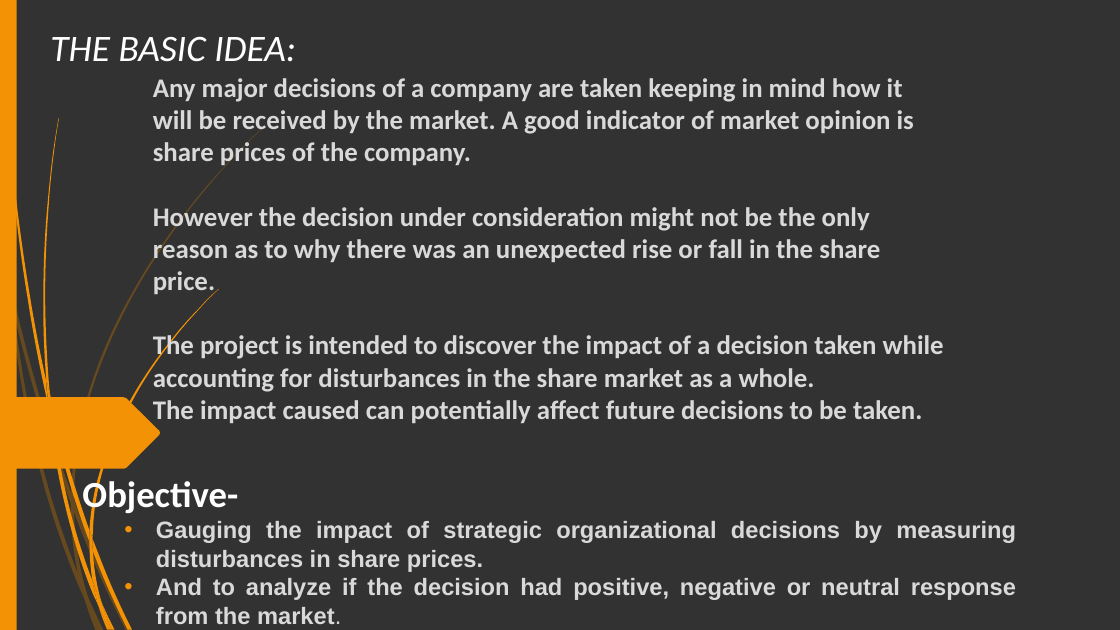
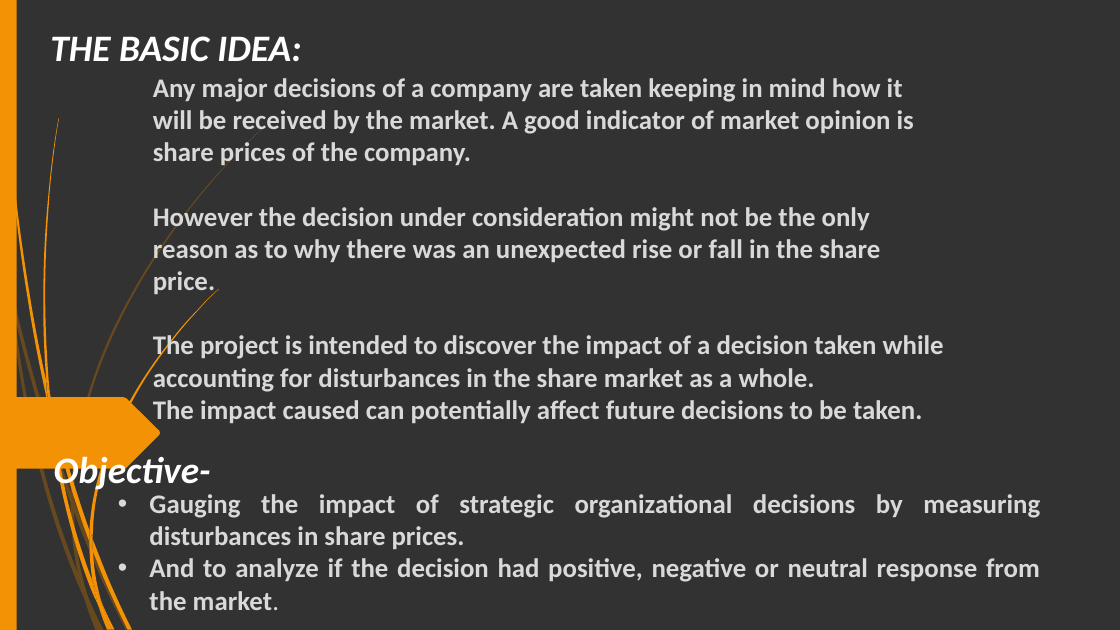
Before and after one commit to V4run-Sharma/IBM_DA_PROJECT, a slide deck: slide 2 of FINAL.pptx. Drawn at 1120x630 pixels with LibreOffice and Linux fonts; fonts in the diff are those of the drawing. Boxes give left, top, right and bottom in pixels: in the first picture for what was removed or moved away, otherwise in the second. Text is boxed around its words. In the diff, an @@ line names an element or a change of style, - is before the commit and + after.

```diff
--- a/FINAL.pptx
+++ b/FINAL.pptx
@@ title "THE BASIC IDEA:" at bbox=[50, 36, 301, 62]: bold on @@
@@ subtitle added at bbox=[54, 452, 211, 493], 32 pt, text #FFFFFF, bold, italic @@
+Objective-
@@ text at bbox=[82, 477, 238, 517]: paragraph removed @@
-Objective-
@@ text "Gauging the impact of strategic ...": place and size @@
-text "Gauging the impact of strategic ..." at bbox=[82, 477, 1016, 624]
+text "Gauging the impact of strategic ..." at bbox=[149, 494, 1040, 610]
@@ text "Gauging the impact of strategic ..." at bbox=[149, 494, 1040, 610]: size 20.3 to 23 pt, font Arial to Calibri @@
```
Also in this commit, not shown: 4 other slides changed.
